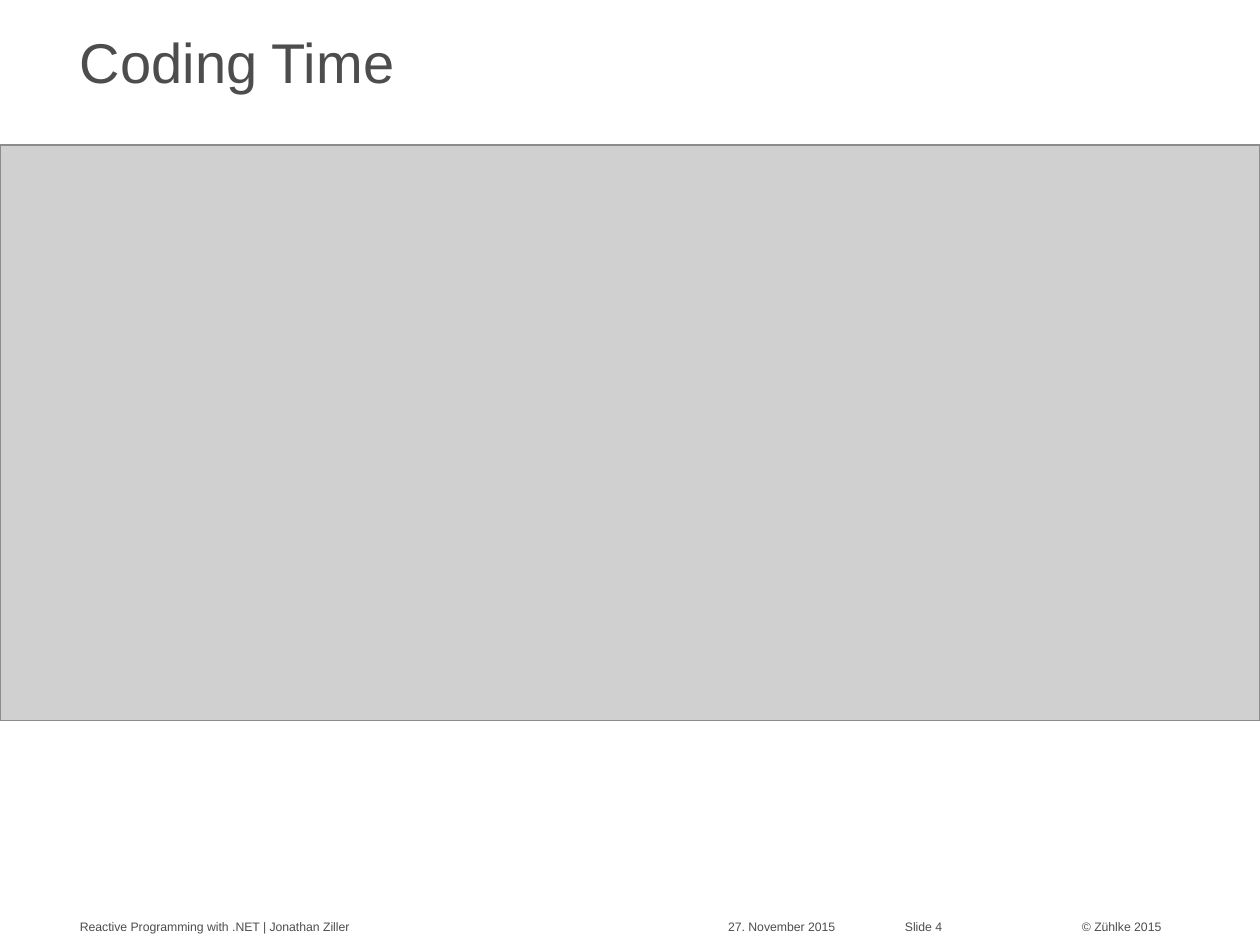
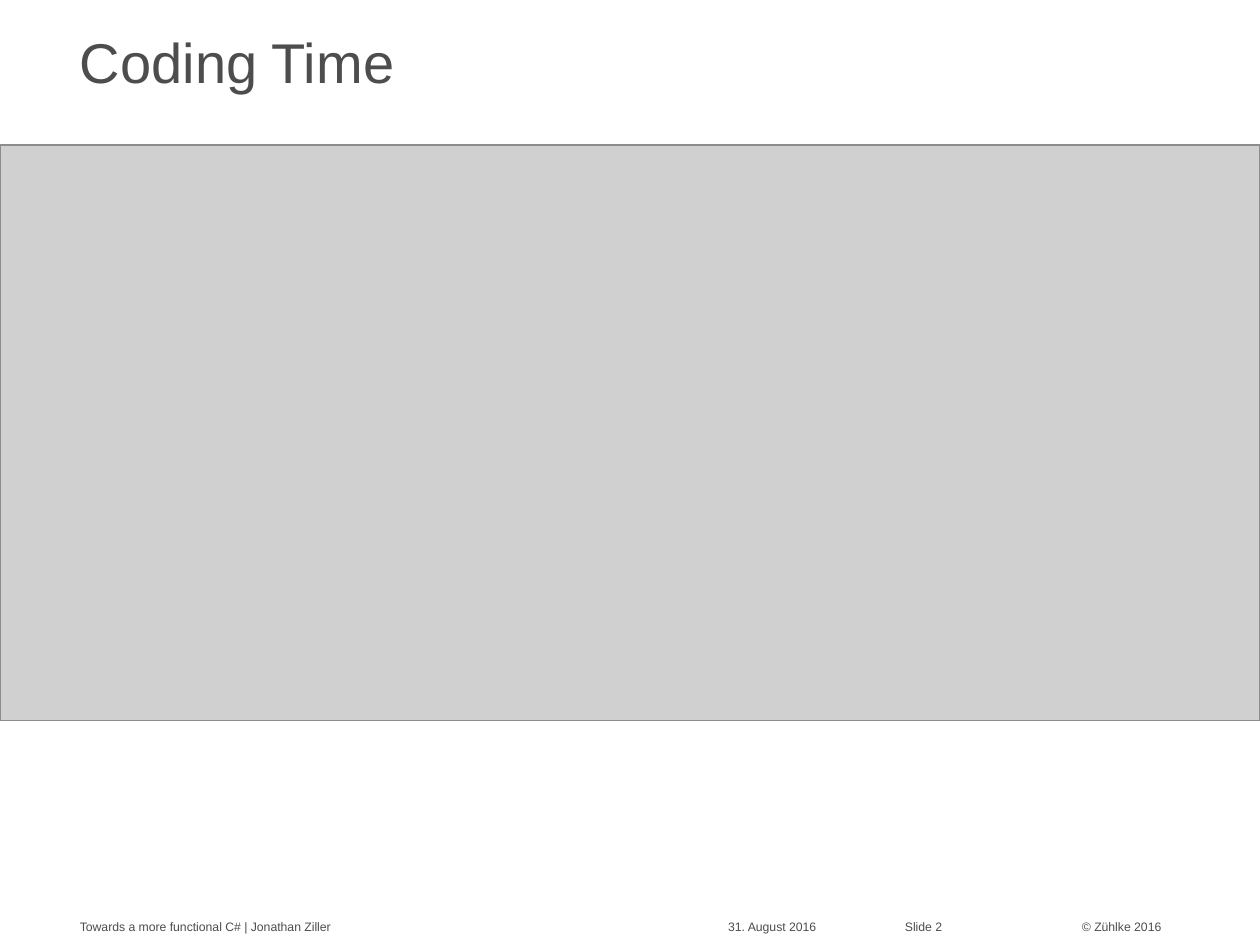
Before and after one commit to MrWolfZ/TechTalk-2016-08-31, a slide deck: slide 2 of Towards a more functional C#.pptx (slide 4 before the commit). Drawn at 1260x945 pixels with LibreOffice and Linux fonts; fonts in the diff are those of the drawing; grey boxes stand for pictures. Boxes give left, top, right and bottom in pixels: in the first picture for what was removed or moved away, otherwise in the second. Text is boxed around its words. In the diff, an @@ line names an element or a change of style, - is before the commit and + after.

```diff
--- a/Towards a more functional C#.pptx
+++ b/Towards a more functional C#.pptx
@@ text at (80,922,330,931): text changed @@
-Reactive Programming with .NET | Jonathan Ziller
+Towards a more functional C# | Jonathan Ziller
@@ text at (728,922,816,934): text changed @@
-27. November 2015
+31. August 2016
@@ page number at (905,922,942,931): text changed @@
-Slide 4
+Slide 2
```
Also in this commit, not shown: 1 other slide changed, 1 slide added, 3 slides removed.
